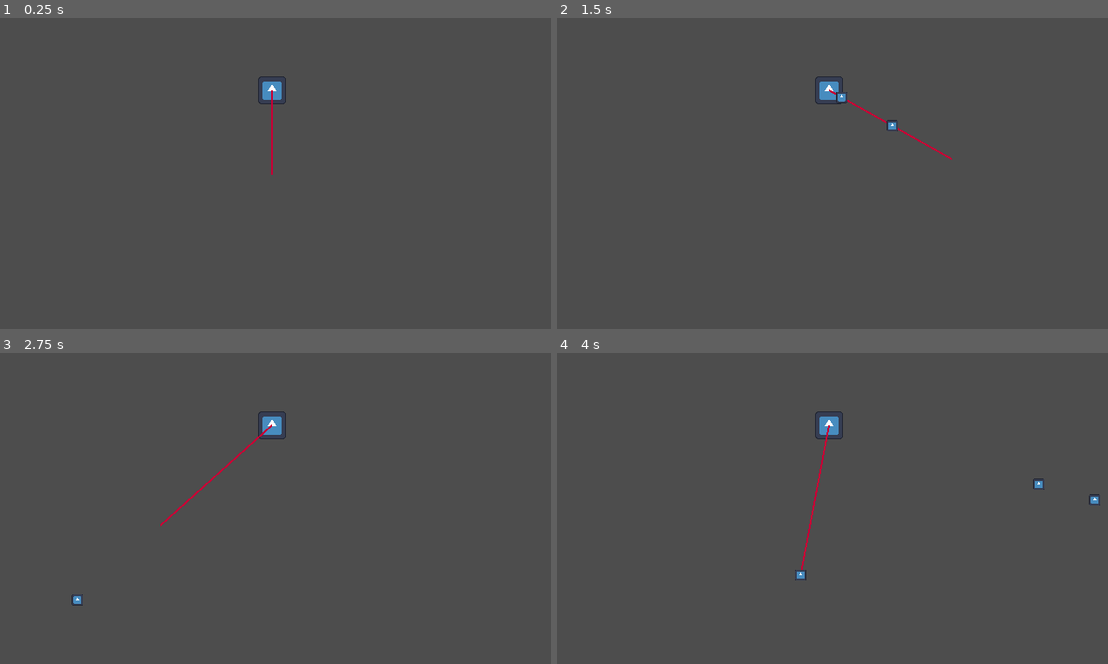
Above: before the commit, frames 1-4 (two rows, left to right).
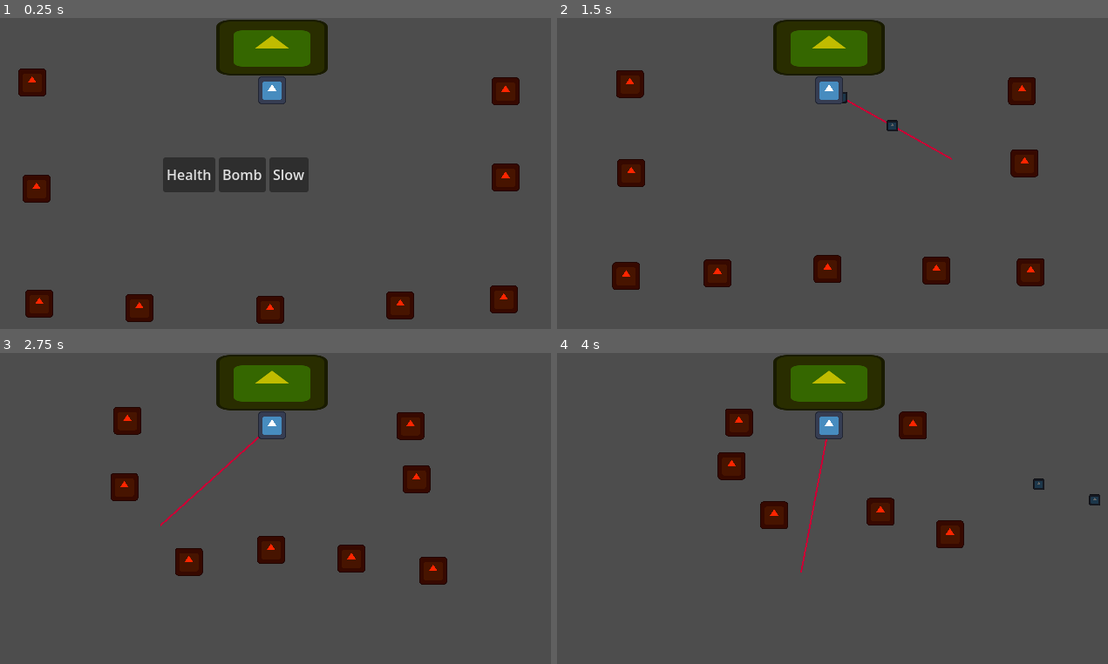
Above: after the commit, the same moments.

Repository: 1nderr/chef-mikes-final-stand
Game: Godot game, scene res://src/core/main.tscn
Two runs of this game, one before a commit and one after it. Both use one fixed random seed, a clock stepped at 60 frames per second and the inputs below. The engine's default icon, where the game draws it, is replaced by a stand-in: a white triangle on a blue panel in a dark square.
Inputs (mouse positions are in pixels of both pictures, inside the frame that each line leads up to):
- Up to frame 1 (0.25 s): no input
- Up to frame 2 (1.5 s): click (744, 173) at 0.5 s, where only the run after the commit has a clickable "Health"; move the mouse to (953, 157) at 1.27 s; press the mouse at (953, 157) at 1.28 s
- Up to frame 3 (2.75 s): move the mouse to (159, 524) at 2.02 s; release the mouse at (159, 524) at 2.03 s; click (159, 524) at 2.1 s
- Up to frame 4 (4 s): move the mouse to (882, 440) at 2.77 s; press the mouse at (882, 440) at 2.78 s; move the mouse to (799, 573) at 3.52 s; release the mouse at (799, 573) at 3.53 s; click (799, 573) at 3.6 s

The runs differ from the first frame. In frame 1, 10% of the frame differs, in the area x 3-95%, y 0-99%; in frame 2, 7.8%; in frame 3, 7.2%; in frame 4, 6.5%.

Commit message:
add enemies and microwave

Diff:
--- a/project.godot
+++ b/project.godot
@@ -16,6 +16,11 @@
 boot_splash/show_image=false
 boot_splash/use_filter=false
 config/icon="res://icon.svg"
+
+[autoload]
+
+GameManager="*uid://cdk7m701ax325"
+SignalBus="*uid://nnq3e388gxoy"
 
 [display]
 
@@ -37,6 +42,7 @@
 2d_physics/layer_1="world"
 2d_physics/layer_2="player"
 2d_physics/layer_3="enemies"
+2d_physics/layer_4="bullets"
 
 [physics]
 
--- /dev/null
+++ b/src/components/health_component.gd
@@ -0,0 +1,36 @@
+class_name HealthComponent
+extends Node
+
+signal died
+
+@export var max_hp: int = 1
+
+var _hp: int = 0
+
+
+func _ready() -> void:
+	_hp = max_hp
+
+
+func take_damage(amount: int) -> void:
+	if _hp == 0:
+		return
+
+	_hp = max(0, _hp - amount)
+	if _hp == 0:
+		died.emit()
+
+
+func heal(amount: int) -> void:
+	if _hp == max_hp:
+		return
+
+	_hp = min(max_hp, _hp + amount)
+
+
+func get_hp() -> int:
+	return _hp
+
+
+func is_full_hp() -> bool:
+	return _hp == max_hp
--- /dev/null
+++ b/src/components/hitbox_component.gd
@@ -0,0 +1,28 @@
+class_name Hitbox
+extends Area2D
+
+signal hit(hurtbox: Hurtbox)
+
+@export var damage: int = 1
+
+
+func _init() -> void:
+	monitoring = true
+	monitorable = false
+	area_entered.connect(_on_area_entered)
+
+
+func set_active(enabled: bool) -> void:
+	set_deferred("monitoring", enabled)
+
+
+func _on_area_entered(area: Area2D) -> void:
+	if not area is Hurtbox:
+		return
+
+	var hurtbox := area as Hurtbox
+	if hurtbox.is_invincible:
+		return
+
+	hurtbox.take_hit(self)
+	hit.emit(hurtbox)
--- /dev/null
+++ b/src/components/hurtbox_component.gd
@@ -0,0 +1,22 @@
+class_name Hurtbox
+extends Area2D
+
+signal hurt(hitbox: Hitbox)
+
+var is_invincible: bool = false
+
+
+func _init() -> void:
+	monitoring = false
+	monitorable = true
+
+
+func set_active(enabled: bool) -> void:
+	set_deferred("monitorable", enabled)
+
+
+func take_hit(hitbox: Hitbox) -> void:
+	if is_invincible:
+		return
+
+	hurt.emit(hitbox)
--- /dev/null
+++ b/src/core/game_manager.gd
@@ -0,0 +1,3 @@
+extends Node
+
+var player: Player
--- a/src/core/main.tscn
+++ b/src/core/main.tscn
@@ -1,10 +1,51 @@
 [gd_scene format=3 uid="uid://2u11t68hh0cp"]
 
 [ext_resource type="PackedScene" uid="uid://dhlh0fe0111xw" path="res://src/entities/player/player.tscn" id="1_avv2o"]
+[ext_resource type="PackedScene" uid="uid://c3aqbvkprra7g" path="res://src/entities/enemy/enemy.tscn" id="2_ukt3u"]
+[ext_resource type="PackedScene" uid="uid://bbjyd6vwadc07" path="res://src/entities/microwave/microwave.tscn" id="2_x62ka"]
+[ext_resource type="PackedScene" uid="uid://c3ch05u31hjfb" path="res://src/ui/microwave_panel/microwave_panel.tscn" id="3_ivtyw"]
 
 [node name="Main" type="Node2D" unique_id=502304520]
 
 [node name="Camera2D" type="Camera2D" parent="." unique_id=232557492]
 
-[node name="Player" parent="." unique_id=1572185499 instance=ExtResource("1_avv2o")]
+[node name="EntitiesRoot" type="Node2D" parent="." unique_id=1366095616]
+process_mode = 1
+
+[node name="Player" parent="EntitiesRoot" unique_id=1572185499 instance=ExtResource("1_avv2o")]
 position = Vector2(0, -97)
+
+[node name="Microwave" parent="EntitiesRoot" unique_id=679489552 instance=ExtResource("2_x62ka")]
+position = Vector2(0, -146)
+
+[node name="Enemy" parent="EntitiesRoot" unique_id=727386105 instance=ExtResource("2_ukt3u")]
+position = Vector2(-2, 155)
+
+[node name="Enemy2" parent="EntitiesRoot" unique_id=379080986 instance=ExtResource("2_ukt3u")]
+position = Vector2(-267, 148)
+
+[node name="Enemy3" parent="EntitiesRoot" unique_id=1330942969 instance=ExtResource("2_ukt3u")]
+position = Vector2(-275, -106)
+
+[node name="Enemy4" parent="EntitiesRoot" unique_id=187315363 instance=ExtResource("2_ukt3u")]
+position = Vector2(-270, 16)
+
+[node name="Enemy5" parent="EntitiesRoot" unique_id=35581552 instance=ExtResource("2_ukt3u")]
+position = Vector2(268, -96)
+
+[node name="Enemy6" parent="EntitiesRoot" unique_id=156043387 instance=ExtResource("2_ukt3u")]
+position = Vector2(268, 3)
+
+[node name="Enemy7" parent="EntitiesRoot" unique_id=1276304970 instance=ExtResource("2_ukt3u")]
+position = Vector2(266, 143)
+
+[node name="Enemy8" parent="EntitiesRoot" unique_id=1277844507 instance=ExtResource("2_ukt3u")]
+position = Vector2(-152, 153)
+
+[node name="Enemy9" parent="EntitiesRoot" unique_id=1083858744 instance=ExtResource("2_ukt3u")]
+position = Vector2(147, 150)
+
+[node name="MicrowaveScreen" type="CanvasLayer" parent="." unique_id=475046930]
+process_mode = 2
+
+[node name="MicrowavePanel" parent="MicrowaveScreen" unique_id=1287453966 instance=ExtResource("3_ivtyw")]
--- /dev/null
+++ b/src/core/signal_bus.gd
@@ -0,0 +1,5 @@
+extends Node
+
+signal microwave_start(item: Microwave.Item, wait_time: float)
+signal microwave_done(item: Microwave.Item)
+signal slow_applied(time_scale: float)
--- /dev/null
+++ b/src/entities/enemy/enemy.gd
@@ -0,0 +1,50 @@
+class_name Enemy
+extends CharacterBody2D
+
+@export var speed = 50.0
+@onready var hitbox: Hitbox = $Hitbox
+@onready var hurtbox: Hurtbox = $Hurtbox
+@onready var health_component: HealthComponent = $HealthComponent
+@onready var slow_timer: Timer = $SlowTimer
+
+var _time_scale = 1.0
+
+
+func _ready() -> void:
+	hitbox.hit.connect(_on_hit)
+	hurtbox.hurt.connect(_on_hurt)
+	health_component.died.connect(_on_died)
+	slow_timer.timeout.connect(_on_slow_timer_timeout)
+	SignalBus.slow_applied.connect(_on_slow_applied)
+
+
+func _physics_process(_delta: float) -> void:
+	var player = GameManager.player
+	if not is_instance_valid(player):
+		return
+
+	var direction: Vector2 = (player.global_position - global_position).normalized()
+	velocity = direction * speed * _time_scale
+
+	move_and_slide()
+
+
+func _on_hurt(_hitbox: Hitbox) -> void:
+	health_component.take_damage(_hitbox.damage)
+
+
+func _on_died() -> void:
+	queue_free()
+
+
+func _on_hit(_hurtbox: Hurtbox) -> void:
+	queue_free()
+
+
+func _on_slow_timer_timeout() -> void:
+	_time_scale = 1.0
+
+
+func _on_slow_applied(time_scale: float) -> void:
+	_time_scale = time_scale
+	slow_timer.start()
--- /dev/null
+++ b/src/entities/enemy/enemy.tscn
@@ -0,0 +1,64 @@
+[gd_scene format=3 uid="uid://c3aqbvkprra7g"]
+
+[ext_resource type="Texture2D" uid="uid://doylh1ggiaxri" path="res://icon.svg" id="1_toqcl"]
+[ext_resource type="Script" uid="uid://bqic8sqg4gmla" path="res://src/entities/enemy/enemy.gd" id="1_vg1v2"]
+[ext_resource type="Script" uid="uid://k8yocm51qn8r" path="res://src/components/hurtbox_component.gd" id="3_w1tau"]
+[ext_resource type="Script" uid="uid://cpcfjc7p1nry1" path="res://src/components/hitbox_component.gd" id="3_yu70o"]
+[ext_resource type="Script" uid="uid://cdml4ejpp07ir" path="res://src/components/health_component.gd" id="4_yu70o"]
+
+[sub_resource type="RectangleShape2D" id="RectangleShape2D_sn2t0"]
+
+[sub_resource type="SpriteFrames" id="SpriteFrames_sn2t0"]
+animations = [{
+"frames": [{
+"duration": 1.0,
+"texture": ExtResource("1_toqcl")
+}],
+"loop": 0,
+"name": &"default",
+"speed": 5.0
+}]
+
+[sub_resource type="RectangleShape2D" id="RectangleShape2D_8n0i7"]
+size = Vector2(28, 30)
+
+[sub_resource type="RectangleShape2D" id="RectangleShape2D_215gw"]
+size = Vector2(28, 30)
+
+[node name="Enemy" type="CharacterBody2D" unique_id=727386105]
+modulate = Color(1, 0.14509805, 0, 1)
+script = ExtResource("1_vg1v2")
+
+[node name="CollisionShape2D" type="CollisionShape2D" parent="." unique_id=1274518723]
+shape = SubResource("RectangleShape2D_sn2t0")
+disabled = true
+
+[node name="AnimatedSprite2D" type="AnimatedSprite2D" parent="." unique_id=263323871]
+scale = Vector2(0.25, 0.25)
+sprite_frames = SubResource("SpriteFrames_sn2t0")
+autoplay = "default"
+
+[node name="Hitbox" type="Area2D" parent="." unique_id=336453152]
+collision_layer = 0
+collision_mask = 2
+script = ExtResource("3_yu70o")
+
+[node name="CollisionShape2D" type="CollisionShape2D" parent="Hitbox" unique_id=393809733]
+shape = SubResource("RectangleShape2D_8n0i7")
+debug_color = Color(0.9947894, 0, 0.22385535, 0.41960785)
+
+[node name="Hurtbox" type="Area2D" parent="." unique_id=602440844]
+collision_layer = 4
+collision_mask = 0
+script = ExtResource("3_w1tau")
+
+[node name="CollisionShape2D" type="CollisionShape2D" parent="Hurtbox" unique_id=1407879727]
+shape = SubResource("RectangleShape2D_215gw")
+debug_color = Color(0, 0.64757454, 0.200324, 0.41960785)
+
+[node name="HealthComponent" type="Node" parent="." unique_id=1099429441]
+script = ExtResource("4_yu70o")
+
+[node name="SlowTimer" type="Timer" parent="." unique_id=1793350190]
+wait_time = 5.0
+one_shot = true
--- a/src/entities/gun/aim_line.tscn
+++ b/src/entities/gun/aim_line.tscn
@@ -1,11 +1,12 @@
 [gd_scene format=3 uid="uid://cwwfm4t5qrv4v"]
 
-[ext_resource type="Script" uid="uid://des8vm88csqgp" path="res://src/entities/gun/aim_line.gd" id="1_uyqb0"]
+[ext_resource type="Script" uid="uid://des8vm88csqgp" path="res://src/entities/gun/aim_line.gd" id="1_j2ul4"]
 
 [node name="AimLine" type="Line2D" unique_id=381144997]
+z_index = -1
 width = 2.0
 default_color = Color(0.7860494, 0, 0.20763028, 1)
-script = ExtResource("1_uyqb0")
+script = ExtResource("1_j2ul4")
 
 [node name="RayCast2D" type="RayCast2D" parent="." unique_id=1807259462]
 collision_mask = 0
--- a/src/entities/gun/bullet.gd
+++ b/src/entities/gun/bullet.gd
@@ -4,6 +4,7 @@
 @export var speed: float = 100
 
 @onready var visible_notifiers: Node2D = $VisibleNotifiers
+@onready var hitbox: Hitbox = $Hitbox
 
 var target_position: Vector2
 var _direction: Vector2
@@ -11,6 +12,8 @@
 
 
 func _ready() -> void:
+	hitbox.hit.connect(_on_hit)
+
 	_direction = (target_position - global_position).normalized()
 
 	for child in visible_notifiers.get_children():
@@ -26,3 +29,7 @@
 	_exit_count += 1
 	if _exit_count >= 3:
 		queue_free()
+
+
+func _on_hit(_hurtbox: Hurtbox) -> void:
+	queue_free()
--- a/src/entities/gun/bullet.tscn
+++ b/src/entities/gun/bullet.tscn
@@ -2,11 +2,17 @@
 
 [ext_resource type="Script" uid="uid://d6wp6okwnrd8" path="res://src/entities/gun/bullet.gd" id="1_y0kvl"]
 [ext_resource type="Texture2D" uid="uid://doylh1ggiaxri" path="res://icon.svg" id="2_ylysl"]
+[ext_resource type="Script" uid="uid://cpcfjc7p1nry1" path="res://src/components/hitbox_component.gd" id="3_ylysl"]
 
 [sub_resource type="RectangleShape2D" id="RectangleShape2D_sn2t0"]
 size = Vector2(12, 12)
 
+[sub_resource type="RectangleShape2D" id="RectangleShape2D_215gw"]
+size = Vector2(12, 12)
+
 [node name="Bullet" type="AnimatableBody2D" unique_id=1575048941]
+modulate = Color(0.39232534, 0.39232537, 0.39232534, 1)
+z_index = 1
 script = ExtResource("1_y0kvl")
 speed = 500.0
 
@@ -32,3 +38,13 @@
 [node name="VisibleOnScreenNotifier2D3" type="VisibleOnScreenNotifier2D" parent="VisibleNotifiers" unique_id=261537647]
 position = Vector2(2, -8)
 rect = Rect2(8, 6, 1, 1)
+
+[node name="Hitbox" type="Area2D" parent="." unique_id=619647344]
+collision_layer = 0
+collision_mask = 4
+script = ExtResource("3_ylysl")
+
+[node name="CollisionShape2D" type="CollisionShape2D" parent="Hitbox" unique_id=83985470]
+shape = SubResource("RectangleShape2D_215gw")
+one_way_collision = true
+debug_color = Color(0.99552256, 0, 0.21176422, 0.41960785)
--- /dev/null
+++ b/src/entities/microwave/microwave.gd
@@ -0,0 +1,23 @@
+class_name Microwave
+extends Node2D
+
+enum Item { HEALTH, BOMB, SLOW }
+
+@onready var timer: Timer = $Timer
+
+var _item: Item
+
+
+func _ready() -> void:
+	timer.timeout.connect(_on_timer_timeout)
+	SignalBus.microwave_start.connect(_on_microwave_start)
+
+
+func _on_microwave_start(item: Item, wait_time: float) -> void:
+	_item = item
+	timer.wait_time = wait_time
+	timer.start()
+
+
+func _on_timer_timeout() -> void:
+	SignalBus.microwave_done.emit(_item)
--- /dev/null
+++ b/src/entities/microwave/microwave.tscn
@@ -0,0 +1,27 @@
+[gd_scene format=3 uid="uid://bbjyd6vwadc07"]
+
+[ext_resource type="Script" uid="uid://gq5mvkfr8dag" path="res://src/entities/microwave/microwave.gd" id="1_26k0w"]
+[ext_resource type="Texture2D" uid="uid://doylh1ggiaxri" path="res://icon.svg" id="1_qm4rb"]
+
+[sub_resource type="SpriteFrames" id="SpriteFrames_sn2t0"]
+animations = [{
+"frames": [{
+"duration": 1.0,
+"texture": ExtResource("1_qm4rb")
+}],
+"loop": 0,
+"name": &"default",
+"speed": 5.0
+}]
+
+[node name="Microwave" type="Node2D" unique_id=679489552]
+script = ExtResource("1_26k0w")
+
+[node name="AnimatedSprite2D" type="AnimatedSprite2D" parent="." unique_id=2095432198]
+modulate = Color(0.7529412, 0.7372549, 0, 1)
+scale = Vector2(1, 0.5)
+sprite_frames = SubResource("SpriteFrames_sn2t0")
+autoplay = "default"
+
+[node name="Timer" type="Timer" parent="." unique_id=1098042126]
+one_shot = true
--- a/src/entities/player/player.gd
+++ b/src/entities/player/player.gd
@@ -4,12 +4,19 @@
 @export var bullet_scene: PackedScene
 
 @onready var cooldown_timer: Timer = $CooldownTimer
+@onready var hurtbox: Hurtbox = $Hurtbox
+@onready var health_component: HealthComponent = $HealthComponent
 
 var _can_shoot = true
+var _has_bomb = false
 
 
 func _ready() -> void:
+	hurtbox.hurt.connect(_on_hurt)
+	health_component.died.connect(_on_died)
 	cooldown_timer.timeout.connect(_on_cooldown_timer_timeout)
+	SignalBus.microwave_done.connect(_on_microwave_done)
+	GameManager.player = self
 
 
 func _process(_delta: float) -> void:
@@ -29,3 +36,20 @@
 
 func _on_cooldown_timer_timeout() -> void:
 	_can_shoot = true
+
+
+func _on_hurt(hitbox: Hitbox) -> void:
+	health_component.take_damage(hitbox.damage)
+
+
+func _on_died() -> void:
+	queue_free()
+
+
+func _on_microwave_done(item: Microwave.Item) -> void:
+	if item == Microwave.Item.HEALTH:
+		health_component.heal(1)
+	elif item == Microwave.Item.BOMB:
+		_has_bomb = true
+	elif item == Microwave.Item.SLOW:
+		SignalBus.slow_applied.emit(0.5)
--- a/src/entities/player/player.tscn
+++ b/src/entities/player/player.tscn
@@ -4,6 +4,8 @@
 [ext_resource type="Script" uid="uid://cluuulpuqt5ht" path="res://src/entities/player/player.gd" id="1_muk8e"]
 [ext_resource type="PackedScene" uid="uid://cwwfm4t5qrv4v" path="res://src/entities/gun/aim_line.tscn" id="1_vt6n5"]
 [ext_resource type="PackedScene" uid="uid://dxj77fhnyeg1t" path="res://src/entities/gun/bullet.tscn" id="2_wrxq6"]
+[ext_resource type="Script" uid="uid://k8yocm51qn8r" path="res://src/components/hurtbox_component.gd" id="5_0mfjg"]
+[ext_resource type="Script" uid="uid://cdml4ejpp07ir" path="res://src/components/health_component.gd" id="6_oih67"]
 
 [sub_resource type="SpriteFrames" id="SpriteFrames_sn2t0"]
 animations = [{
@@ -16,7 +18,11 @@
 "speed": 5.0
 }]
 
-[node name="Player" type="Node2D" unique_id=1572185499]
+[sub_resource type="RectangleShape2D" id="RectangleShape2D_sn2t0"]
+size = Vector2(28, 28)
+
+[node name="Player" type="Node2D" unique_id=1572185499 groups=["player"]]
+z_index = 2
 script = ExtResource("1_muk8e")
 bullet_scene = ExtResource("2_wrxq6")
 
@@ -27,6 +33,19 @@
 
 [node name="AimLine" parent="." unique_id=381144997 instance=ExtResource("1_vt6n5")]
 
+[node name="Hurtbox" type="Area2D" parent="." unique_id=966539396]
+collision_layer = 2
+collision_mask = 0
+script = ExtResource("5_0mfjg")
+
+[node name="CollisionShape2D" type="CollisionShape2D" parent="Hurtbox" unique_id=2084262555]
+shape = SubResource("RectangleShape2D_sn2t0")
+debug_color = Color(0.114793606, 0.6490636, 0, 0.41960785)
+
 [node name="CooldownTimer" type="Timer" parent="." unique_id=443058346]
 wait_time = 0.1
 one_shot = true
+
+[node name="HealthComponent" type="Node" parent="." unique_id=1277235068]
+script = ExtResource("6_oih67")
+max_hp = 3
--- /dev/null
+++ b/src/ui/microwave_panel/microwave_button.gd
@@ -0,0 +1,15 @@
+class_name MicrowaveButton
+extends Button
+
+@export var item: Microwave.Item = Microwave.Item.HEALTH
+@export var wait_time: float = 10
+
+
+func _ready() -> void:
+	pressed.connect(_on_pressed)
+
+
+func _on_pressed() -> void:
+	SignalBus.microwave_start.emit(item, wait_time)
+	owner.visible = false
+	get_tree().paused = false
--- /dev/null
+++ b/src/ui/microwave_panel/microwave_panel.gd
@@ -0,0 +1,11 @@
+class_name MicrowavePanel
+extends Control
+
+func _ready() -> void:
+	get_tree().paused = true
+	SignalBus.microwave_done.connect(_on_microwave_done)
+
+
+func _on_microwave_done(_item: Microwave.Item) -> void:
+	get_tree().paused = true
+	visible = true
--- /dev/null
+++ b/src/ui/microwave_panel/microwave_panel.tscn
@@ -0,0 +1,46 @@
+[gd_scene format=3 uid="uid://c3ch05u31hjfb"]
+
+[ext_resource type="Script" uid="uid://crr8ck52tuty" path="res://src/ui/microwave_panel/microwave_panel.gd" id="1_sy6bd"]
+[ext_resource type="Script" uid="uid://boq33ps846xgq" path="res://src/ui/microwave_panel/microwave_button.gd" id="2_qmtpd"]
+
+[node name="MicrowavePanel" type="Control" unique_id=1287453966]
+layout_mode = 3
+anchors_preset = 15
+anchor_right = 1.0
+anchor_bottom = 1.0
+grow_horizontal = 2
+grow_vertical = 2
+script = ExtResource("1_sy6bd")
+
+[node name="HBoxContainer" type="HBoxContainer" parent="." unique_id=1307420236]
+layout_mode = 1
+anchors_preset = 8
+anchor_left = 0.5
+anchor_top = 0.5
+anchor_right = 0.5
+anchor_bottom = 0.5
+offset_left = -125.0
+offset_top = -20.0
+offset_right = 125.0
+offset_bottom = 20.0
+grow_horizontal = 2
+grow_vertical = 2
+
+[node name="Button" type="Button" parent="HBoxContainer" unique_id=1123086259]
+layout_mode = 2
+text = "Health"
+script = ExtResource("2_qmtpd")
+
+[node name="Button2" type="Button" parent="HBoxContainer" unique_id=346022221]
+layout_mode = 2
+text = "Bomb"
+script = ExtResource("2_qmtpd")
+item = 1
+wait_time = 15.0
+
+[node name="Button3" type="Button" parent="HBoxContainer" unique_id=1313012920]
+layout_mode = 2
+text = "Slow"
+script = ExtResource("2_qmtpd")
+item = 2
+wait_time = 1.0
Not shown, added: src/components/health_component.gd.uid
Not shown, added: src/components/hitbox_component.gd.uid
Not shown, added: src/components/hurtbox_component.gd.uid
Not shown, added: src/core/game_manager.gd.uid
Not shown, added: src/core/signal_bus.gd.uid
Not shown, added: src/entities/enemy/enemy.gd.uid
Not shown, added: src/entities/microwave/microwave.gd.uid
Not shown, added: src/ui/microwave_panel/microwave_button.gd.uid
Not shown, added: src/ui/microwave_panel/microwave_panel.gd.uid
